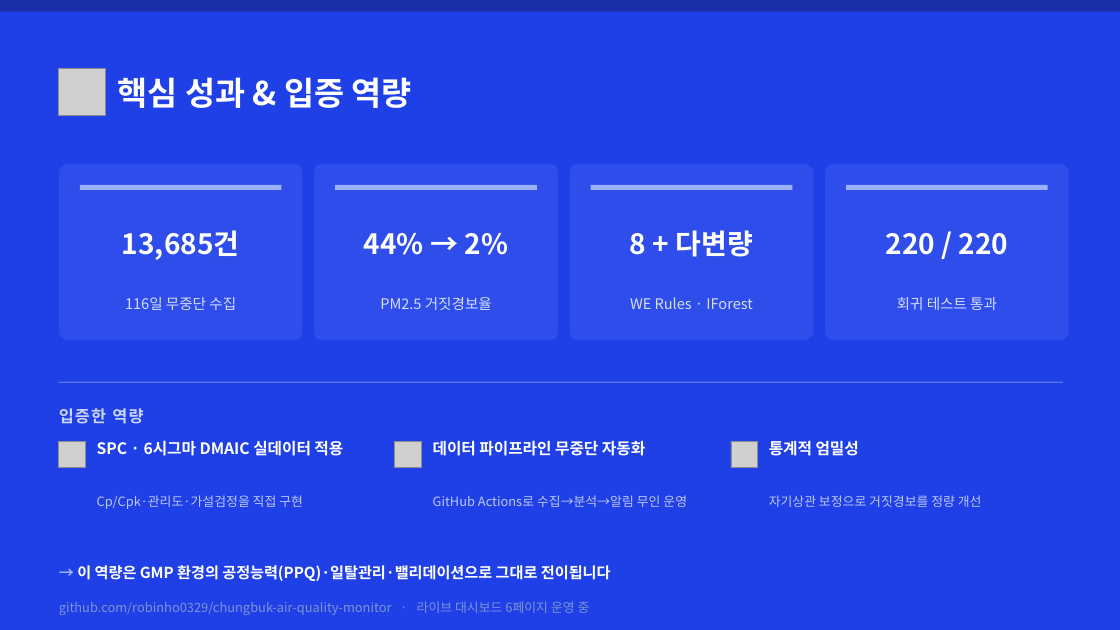
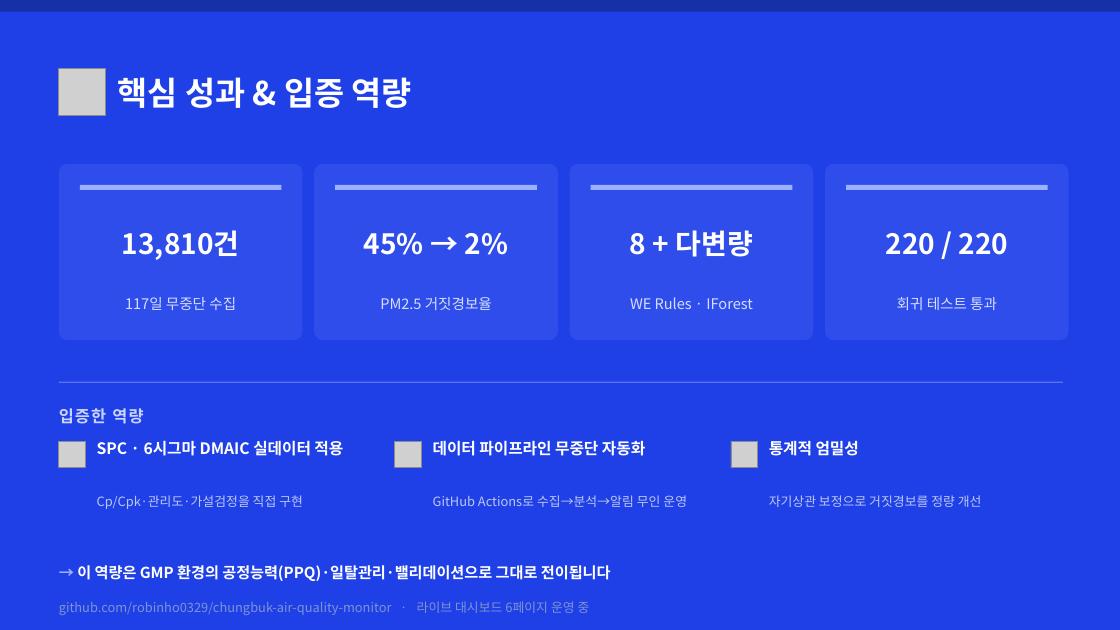
Before and after one commit to robinho0329/chungbuk-air-quality-monitor, a slide deck: slide 16 of reports/portfolio/포트폴리오_충북대기질_SPC.pptx. Drawn at 1120x630 pixels with LibreOffice and Linux fonts; fonts in the diff are those of the drawing; grey boxes stand for pictures. Boxes give left, top, right and bottom in pixels: in the first picture for what was removed or moved away, otherwise in the second. Text is boxed around its words. In the diff, an @@ line names an element or a change of style, - is before the commit and + after.

```diff
--- a/reports/portfolio/포트폴리오_충북대기질_SPC.pptx
+++ b/reports/portfolio/포트폴리오_충북대기질_SPC.pptx
@@ text at <box>122,230,240,260</box>: text changed @@
-13,685건
+13,810건
@@ text at <box>364,233,508,255</box>: text changed @@
-44% → 2%
+45% → 2%
@@ text at <box>125,297,236,310</box>: text changed @@
-116일 무중단 수집
+117일 무중단 수집
```
Also in this commit, not shown: 10 other slides changed, 2 other files.
